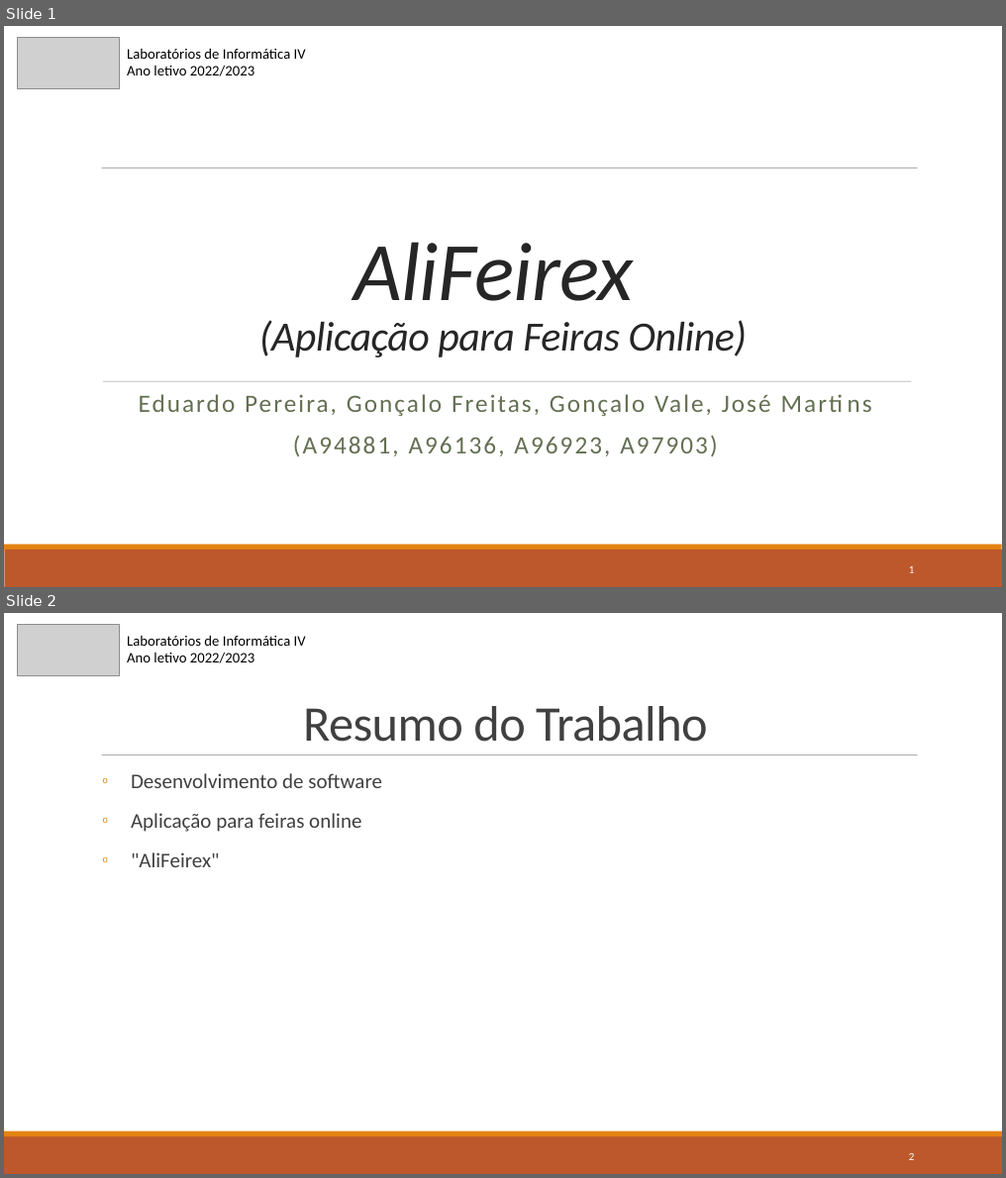
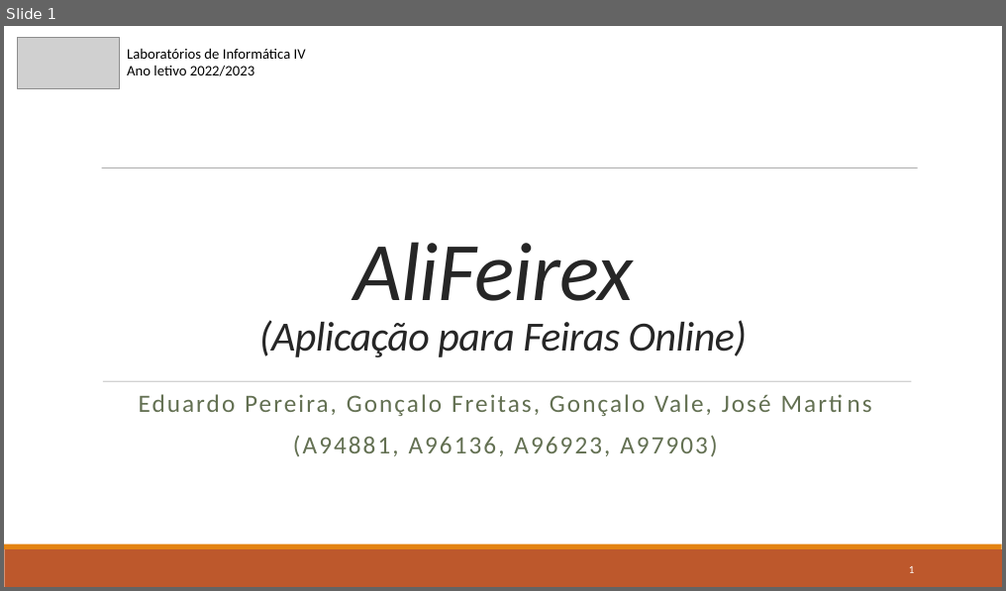
Before and after one commit to gugafreitas/LEI, a slide deck: 3rd/LI4/Entregas Intermédias/Checkpoint1.pptx. Shown one above the other, each under a label of ours: slides 1 and 2 before the commit, slide 1 after it. The pictures are 1006x1178 and 1006x591 pixels, drawn with LibreOffice and Linux fonts; fonts in the diff are those of the drawing; grey boxes stand for pictures. Boxes give left, top, right and bottom in pixels: in the first picture for what was removed or moved away, otherwise in the second. Text is boxed around its words. In the diff, an @@ line names an element or a change of style, - is before the commit and + after.

```diff
--- a/3rd/LI4/Entregas Intermédias/Checkpoint1.pptx
+++ b/3rd/LI4/Entregas Intermédias/Checkpoint1.pptx
@@ slide 2 removed at [4, 613, 1002, 1174], background #FFFFFF; not listed: 3 template elements that a slide beside it also shows @@
@@ picture removed at [18, 624, 119, 675] @@
@@ text removed at [127, 635, 306, 663] @@
-Laboratórios de Informática IV
-Ano letivo 2022/2023
@@ title removed at [303, 706, 708, 742] @@
-Resumo do Trabalho
@@ text removed at [131, 773, 382, 867] @@
-o Desenvolvimento de software
-o Aplicação para feiras online
-o "AliFeirex"
@@ page number removed at [909, 1154, 915, 1160] @@
-2
```
Also in this commit, not shown: 1 slide changed, 2 slides added, 8 other slides removed, 1 other file.
